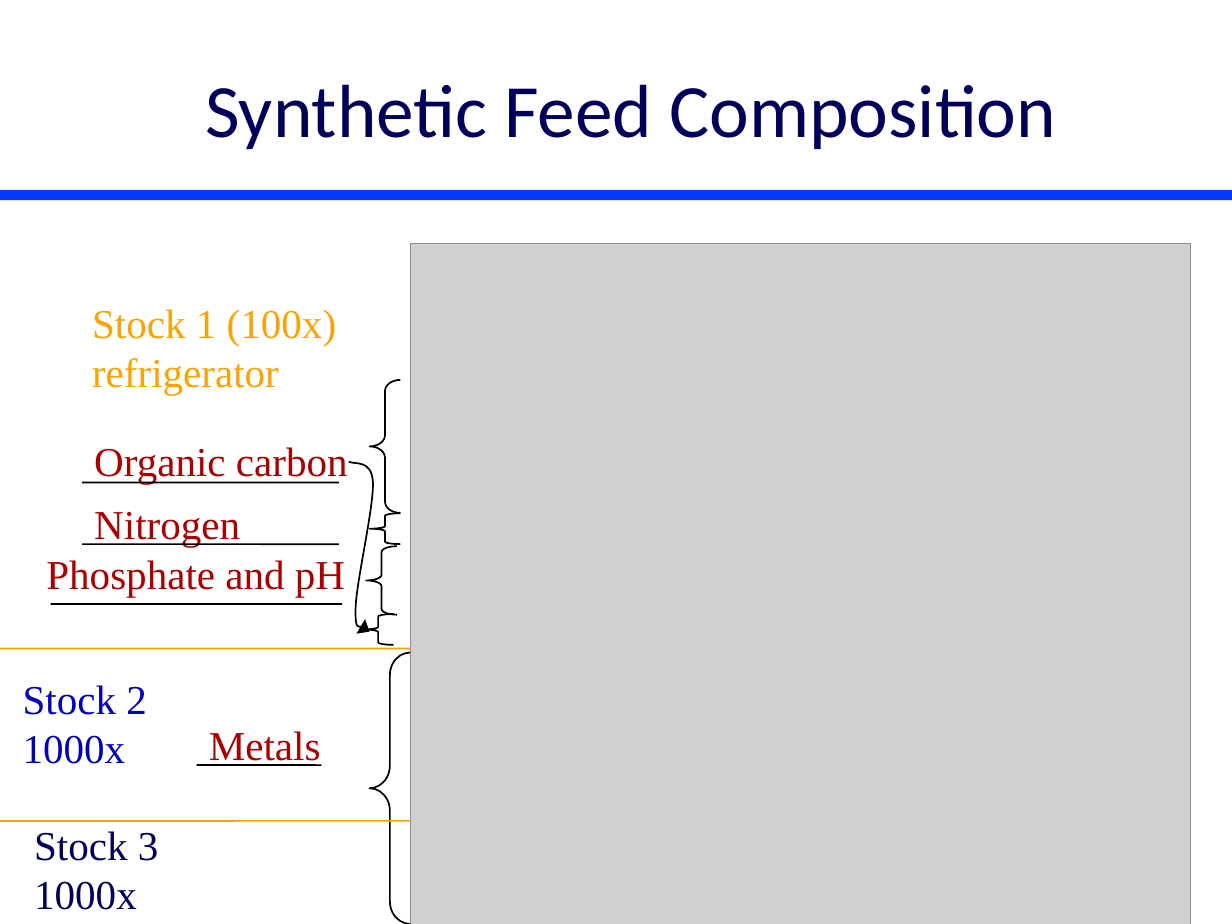
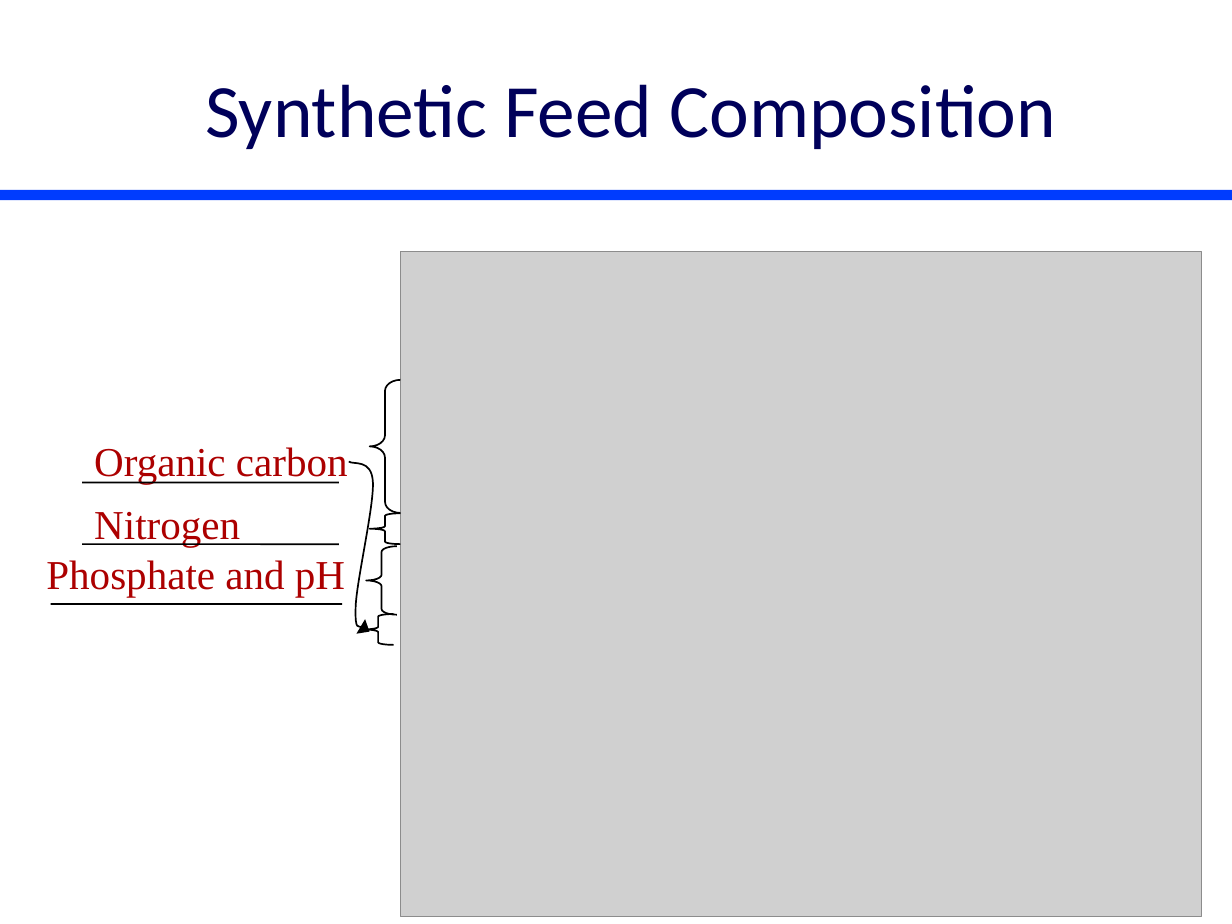
Before and after one commit to monroews/CEE4530, a slide deck: slide 19 of website/pptx/Nutrient_Removal.pptx. Drawn at 1232x924 pixels with LibreOffice and Linux fonts; fonts in the diff are those of the drawing; grey boxes stand for pictures. Boxes give left, top, right and bottom in pixels: in the first picture for what was removed or moved away, otherwise in the second. Text is boxed around its words. In the diff, an @@ line names an element or a change of style, - is before the commit and + after.

```diff
--- a/website/pptx/Nutrient_Removal.pptx
+++ b/website/pptx/Nutrient_Removal.pptx
@@ picture: place and size @@
-picture at (411, 244, 1191, 924)
+picture at (400, 251, 1201, 917)
@@ text removed at (92, 309, 337, 395) @@
-Stock 1 (100x)
-refrigerator
@@ line removed from (410, 648) to (0, 648) @@
@@ left brace removed at (370, 653, 410, 924) @@
@@ text removed at (23, 685, 147, 764) @@
-Stock 2
-1000x
@@ text removed at (209, 731, 321, 766) @@
-Metals
@@ line removed from (197, 765) to (322, 765) @@
@@ line removed from (410, 821) to (0, 821) @@
@@ text removed at (34, 831, 159, 910) @@
-Stock 3
-1000x
```
Also in this commit, not shown: 1 other file.
